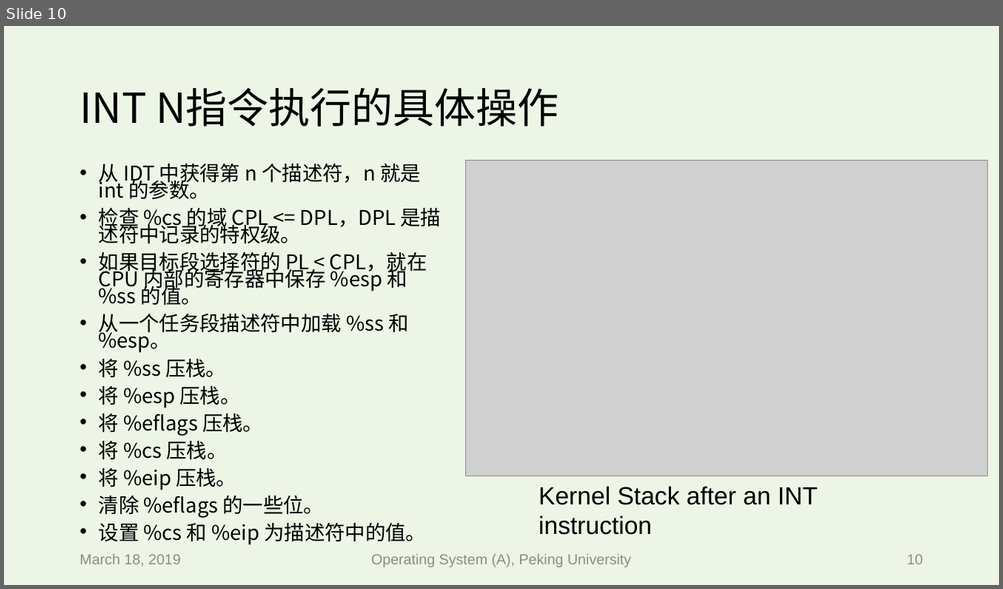
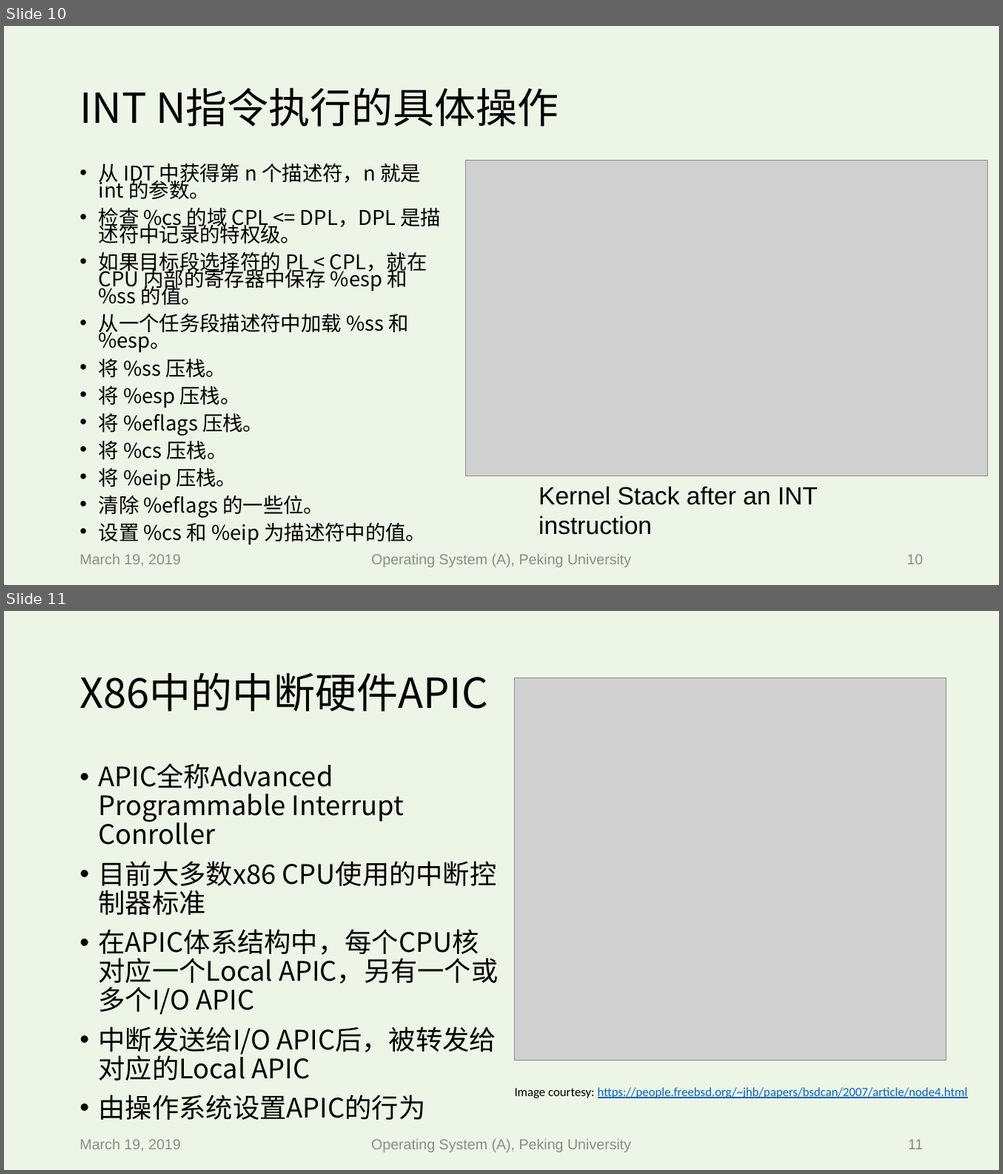
Before and after one commit to hehao98/hehao98.github.io, a slide deck: files/Xv6中断与系统调用.pptx. Shown one above the other, each under a label of ours: slide 10 before the commit, slides 10 and 11 after it. The pictures are 1003x589 and 1003x1174 pixels, drawn with LibreOffice and Linux fonts; fonts in the diff are those of the drawing; grey boxes stand for pictures. Boxes give left, top, right and bottom in pixels: in the first picture for what was removed or moved away, otherwise in the second. Text is boxed around its words. In the diff, an @@ line names an element or a change of style, - is before the commit and + after.

```diff
--- a/files/Xv6中断与系统调用.pptx
+++ b/files/Xv6中断与系统调用.pptx
@@ slide 11 added at bbox=[4, 611, 999, 1170], background #E2F0D9 at 64% opacity @@
@@ title added at bbox=[79, 673, 487, 712], 40 pt, text #000000 @@
+X86中的中断硬件APIC
@@ picture added at bbox=[515, 678, 945, 1061] @@
@@ text added at bbox=[99, 763, 498, 1120], 25.9 pt, text #000000 @@
+• APIC全称Advanced Programmable Interrupt Conroller
+• 目前大多数x86 CPU使用的中断控制器标准
+• 在APIC体系结构中，每个CPU核对应一个Local APIC，另有一个或多个I/O APIC
+• 中断发送给I/O APIC后，被转发给对应的Local APIC
+• 由操作系统设置APIC的行为
@@ text added at bbox=[515, 1088, 967, 1099], 12 pt, text #0563C1, underline @@
+Image courtesy: https://people.freebsd.org/~jhb/papers/bsdcan/2007/article/node4.html
@@ text added at bbox=[79, 1139, 181, 1152], 14 pt, text #8C8C8C @@
+March 19, 2019
@@ text added at bbox=[371, 1139, 631, 1153], 14 pt, text #8C8C8C @@
+Operating System (A), Peking University
@@ page number added at bbox=[908, 1139, 922, 1150], 14 pt, text #8C8C8C @@
+11
@@ slide 10 changed as well @@
@@ text at bbox=[79, 554, 181, 567]: text changed @@
-March 18, 2019
+March 19, 2019
```
Also in this commit, not shown: 25 other slides changed, 2 other files.
